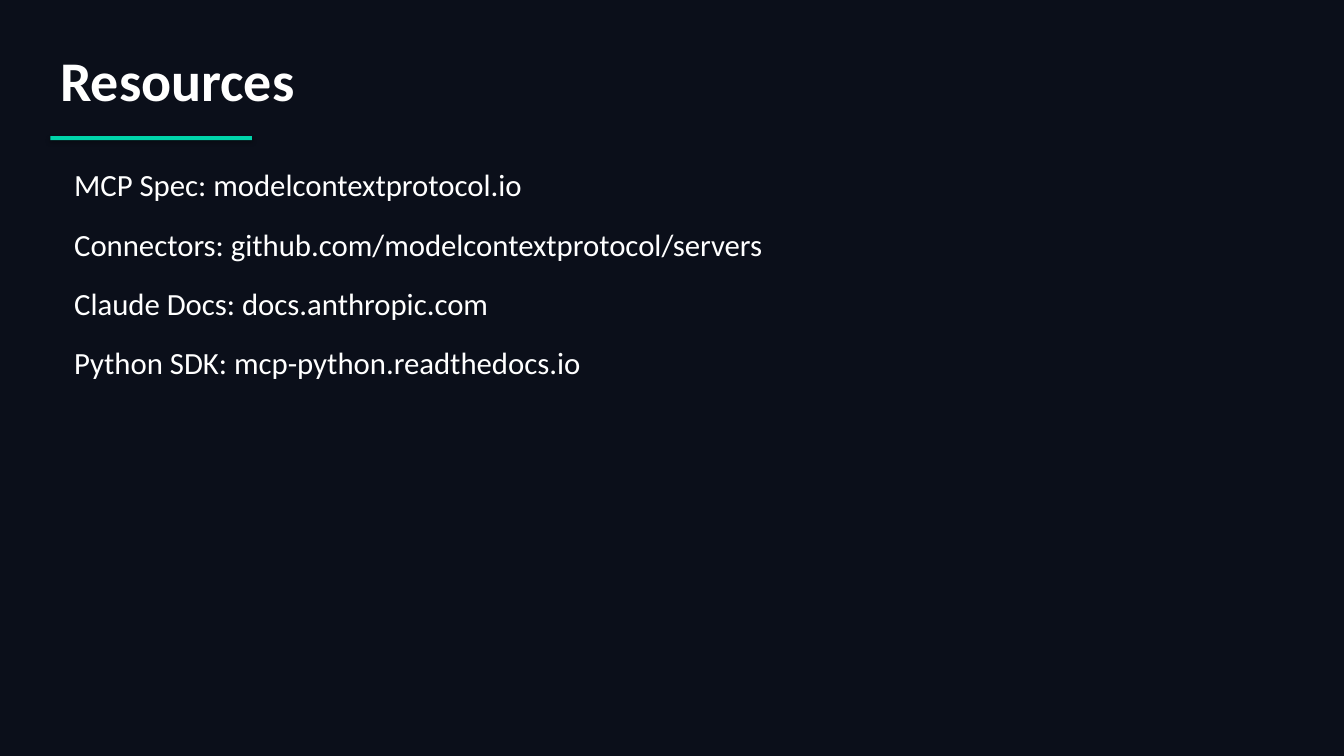
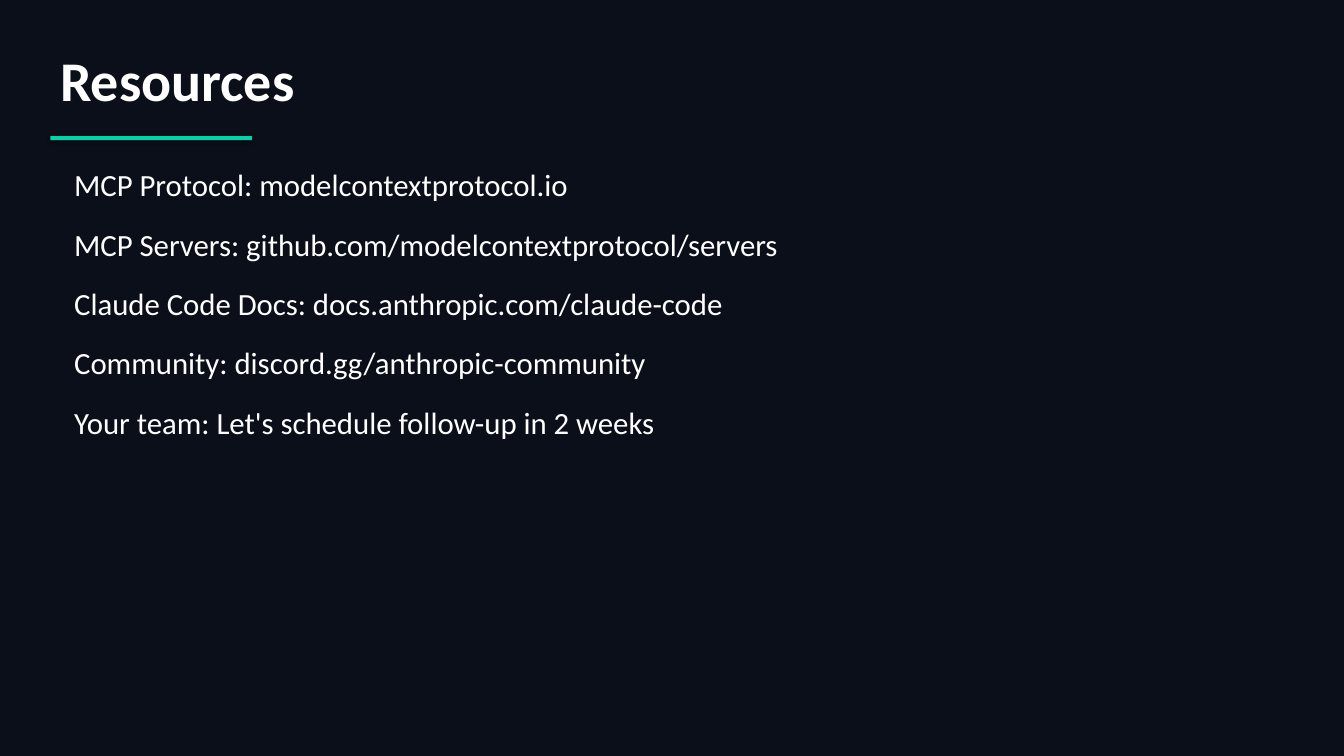
Before and after one commit to scottrhay/AIA-ClaudeCopilot, a slide deck: slide 38 of slides/T2_Agents_Skills_MCP.pptx (slide 39 before the commit). Drawn at 1344x756 pixels with LibreOffice and Linux fonts; fonts in the diff are those of the drawing. Boxes give left, top, right and bottom in pixels: in the first picture for what was removed or moved away, otherwise in the second. Text is boxed around its words. In the diff, an @@ line names an element or a change of style, - is before the commit and + after.

```diff
--- a/slides/T2_Agents_Skills_MCP.pptx
+++ b/slides/T2_Agents_Skills_MCP.pptx
@@ text at box(74, 174, 777, 439): text changed @@
-MCP Spec: modelcontextprotocol.io
-Connectors: github.com/modelcontextprotocol/servers
-Claude Docs: docs.anthropic.com
-Python SDK: mcp-python.readthedocs.io
+MCP Protocol: modelcontextprotocol.io
+MCP Servers: github.com/modelcontextprotocol/servers
+Claude Code Docs: docs.anthropic.com/claude-code
+Community: discord.gg/anthropic-community
+Your team: Let's schedule follow-up in 2 weeks
```
Also in this commit, not shown: 11 other slides changed, 27 slides added, 28 slides removed, 50 other files.
